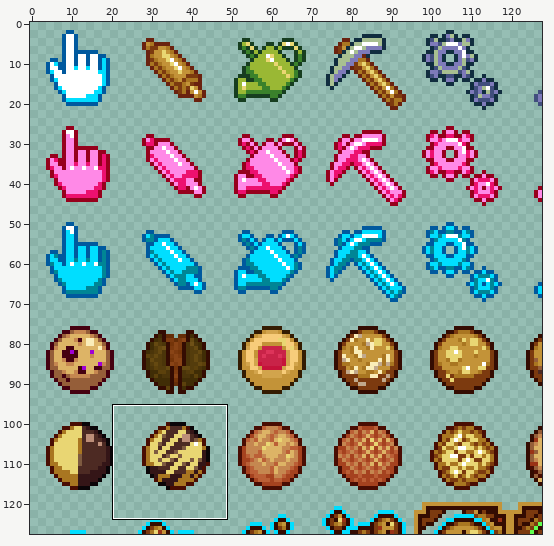
A sprite sheet gets an edit: icons.png. Above: a wide view before the commit, with the close-up outlined.
Close-up. As it was:
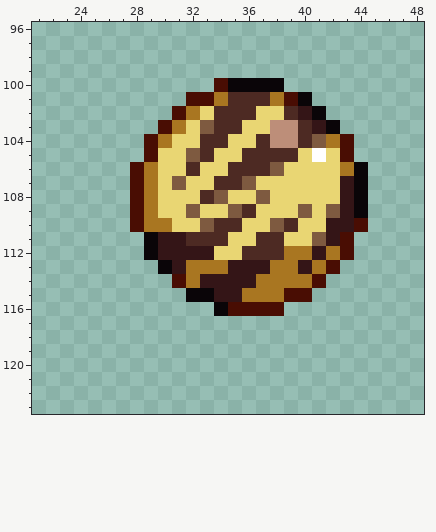
The file is 256x256 pixels, drawn in blocks of 2x2; one block is one cell here. Colours within 5 levels of each other are drawn and written as one. Shown: x 21..48, y 96..123. The commit also changed other parts of the picture, which this record leaves out.
Once edited:
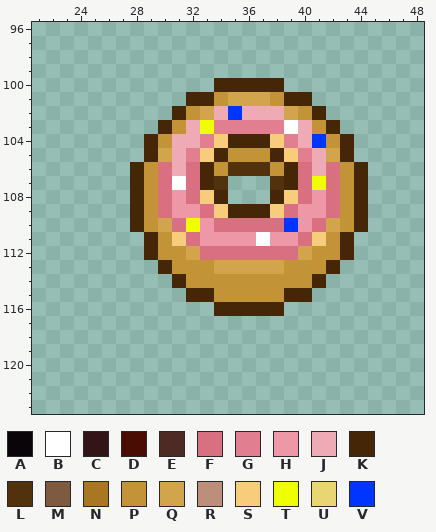
Palette (. is transparent): A #0a0508  B #ffffff  C #341517  D #490d03  E #4d2a23  F #d97082  G #e17f90  H #ee97a6  J #eeaab5  K #452707  L #52310d  M #7e5a40  N #a97621  P #c39338  Q #d2a44c  R #bd8e79  S #f7cc7a  T #f0ff00  U #e9d673  V #0035ff
From old to new:
Changed rows in their new state; - is an unchanged pixel.
first column x 28:
100 ------KKKKK------
101 ----KKPQQQPKK----
102 ---KPQJVJJJQPK---
103 --KPJTGGGGGBJPK--
104 -KPJJGSKKKSGJVPK-
105 -KQJGSKPPPKSGJQK-
106 KPFJFKPLLLPKFJFPK
107 KPFBFKL...LKFTFPK
108 KPFHFSK...KSFHFPK
109 KPFHHFSKKKSFHHFPK
110 KPQFTHFFFFFVHFQPK
111 -KPSFHHHHBHHFSPK-
112 -KPPQFFFFFFFQPPK-
113 --KPPPQQQQQPPPK--
114 ---KPPPPPPPPPK---
115 ----KKPPPPPKK----
116 ------KKKKK------
Pixel boxes of the changes (left, top, right, bottom) in both close-ups:
changed: (130, 78, 368, 316)
